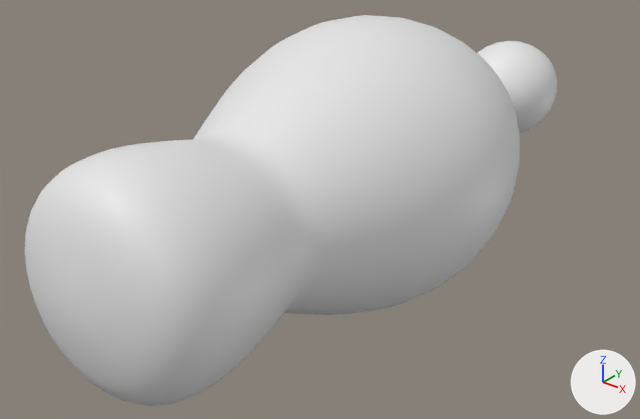
Two versions of the glTF model frontend/public/fish422.glb, one commit apart.
One viewpoint serves both versions: a 50 mm lens placed at (7.33, -13.85, 5.28), pointed at (-0.62, -3.91, -0.88). Every picture has the same lights, and +X, +Y and +Z are marked at lower right. The picture after the commit comes second. Vertices at exactly the same position are counted once.

In view in the first picture: 'Fish'.
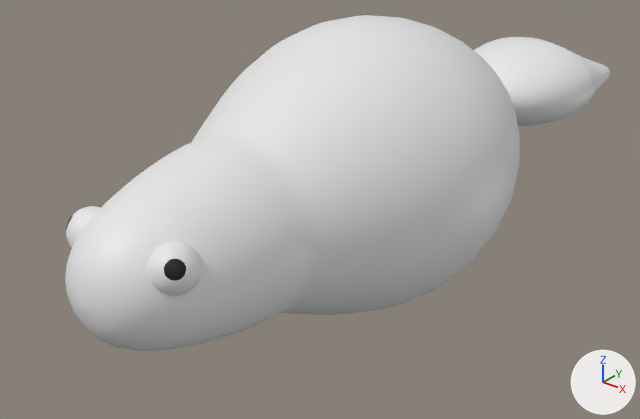
Where the change shows, as pixel boxes [x1, y1, x2, y2] in the pictures (640 x 419 px; the box of a moved part takes in the faces that stretch with it):
'Fish', reshaped (14% shorter)
    before: [25, 15, 557, 406]
    after: [65, 15, 610, 351]
part 1 of me_headmesh4_076, added
    after: [148, 241, 202, 296]
part 2 of me_headmesh4_076, added
    after: [66, 206, 101, 248]
part 3 of me_headmesh4_076, moved or reshaped
    before: [25, 157, 225, 406]
    after: [65, 175, 238, 351]
part 4 of me_headmesh4_076, moved or reshaped
    before: [477, 41, 557, 133]
    after: [474, 37, 610, 126]

The change, as a list of edits to the scene's bpy script:
```text
Add mat_material_621:
    mat_material_621 = principled_material('Material.621')
    mat_material_621.base_color = (0.0, 0.0, 0.0)  # black #000000
Add mat_tailmaterial_310:
    mat_tailmaterial_310 = principled_material('TailMaterial.310')
    mat_tailmaterial_310.base_color = (0.8, 0.8, 0.8)  # white #e7e7e7
Change me_headmesh4_076:
    used by ob_fish; location = (0.0, 0.0, 0.0)
    remove me_headmesh4_076.from_pydata(...)  # 6048 vertices, 12092 faces; spans x -2.22..2.22, y -9.11..2.89, z -2.19..2.19
    add me_headmesh4_076.from_pydata(...)  # 6468 vertices, 12894 faces; spans x -2.22..2.22, y -8.94..3.37, z -2.19..2.19
    me_headmesh4_076 part 1: a new loose piece of 482 vertices spanning x 0.39..1.01, y -8.48..-7.86, z 0.09..0.71
    me_headmesh4_076 part 2: a new loose piece of 482 vertices spanning x -1.01..-0.39, y -8.48..-7.86, z 0.09..0.71
    me_headmesh4_076 part 3: 384 vertices moved from x -1.53..1.53, y -8.22..-6.8, z -1.53..1.53 to x -1.24..1.24, y -7.57..-6.68, z -1.24..1.24; 1120 vertices removed from x -1.51..1.51, y -9.11..-8.3, z -1.51..1.51; 1120 vertices added at x -1.08..1.08, y -8.94..-7.64, z -1.08..1.08
    me_headmesh4_076 part 4: 287 vertices moved from x -0.87..0.81, y 0.1..0.79, z -0.87..0.8 to x -1.26..1.26, y 0.1..1.27, z -0.43..0.74; 1247 vertices removed from x -0.89..0.89, y 0.1..2.89, z -0.89..0.89; 703 vertices added at x -1.32..1.32, y 0.1..3.37, z -0.81..0.81
    add me_headmesh4_076.materials.append(mat_material_621)  # black #000000
    add me_headmesh4_076.materials.append(mat_tailmaterial_310)  # white #e7e7e7
```
